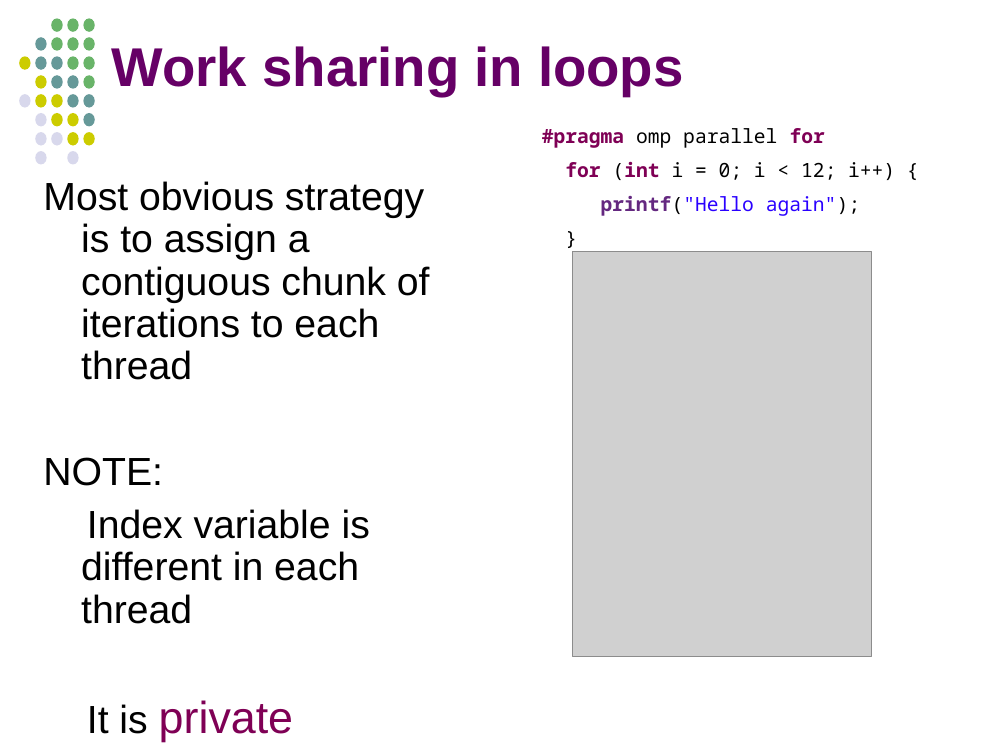
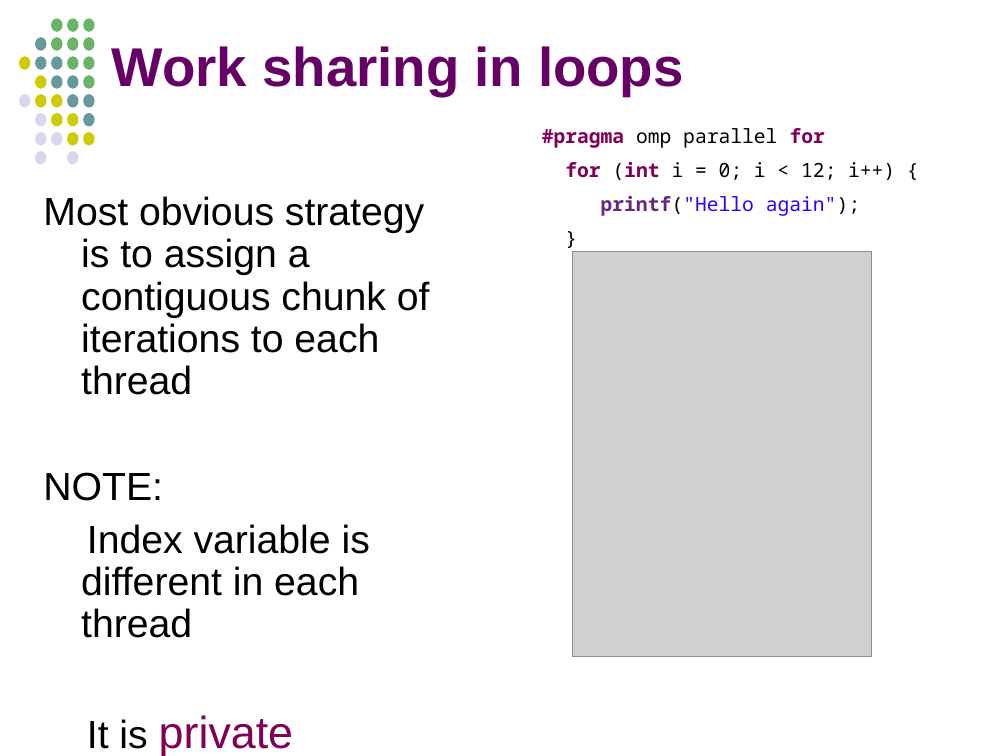
Before and after one commit to jablub/chpc_omp, a slide deck: slide 88 of OpenMP_MKuttel_CHPCWinterSchool2012.odp (slide 86 before the commit). Drawn at 1008x756 pixels with LibreOffice and Linux fonts; fonts in the diff are those of the drawing; grey boxes stand for pictures. Boxes give left, top, right and bottom in pixels: in the first picture for what was removed or moved away, otherwise in the second. Text is boxed around its words. In the diff, an @@ line names an element or a change of style, - is before the commit and + after.

```diff
--- a/OpenMP_MKuttel_CHPCWinterSchool2012.odp
+++ b/OpenMP_MKuttel_CHPCWinterSchool2012.odp
@@ text "Most obvious strategy is to ...": place and size @@
-text "Most obvious strategy is to ..." at [43, 181, 430, 742]
+text "Most obvious strategy is to ..." at [43, 196, 430, 756]
```
Also in this commit, not shown: 43 other slides changed, 28 slides added, 19 slides removed, 20 other files.
